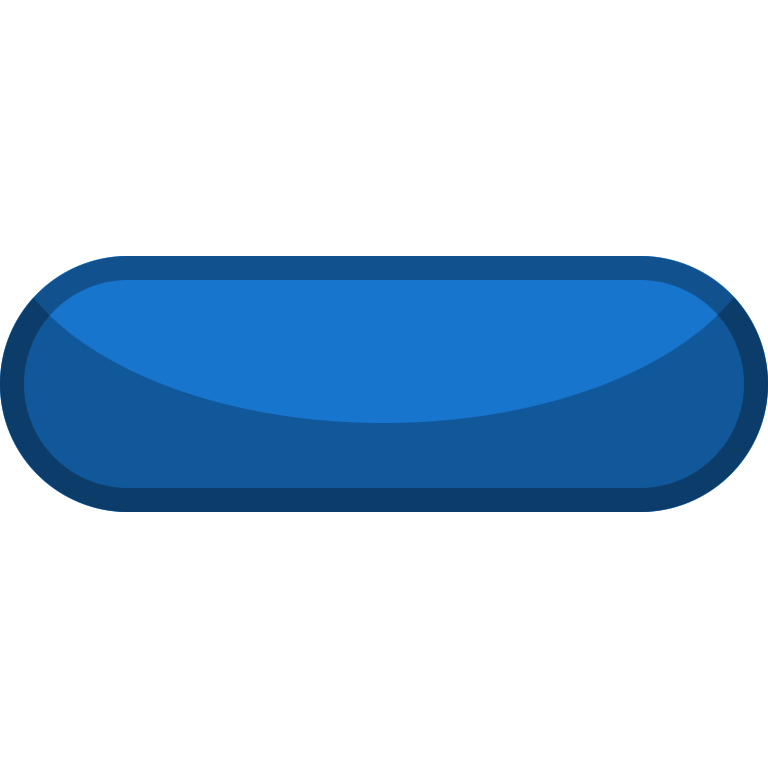
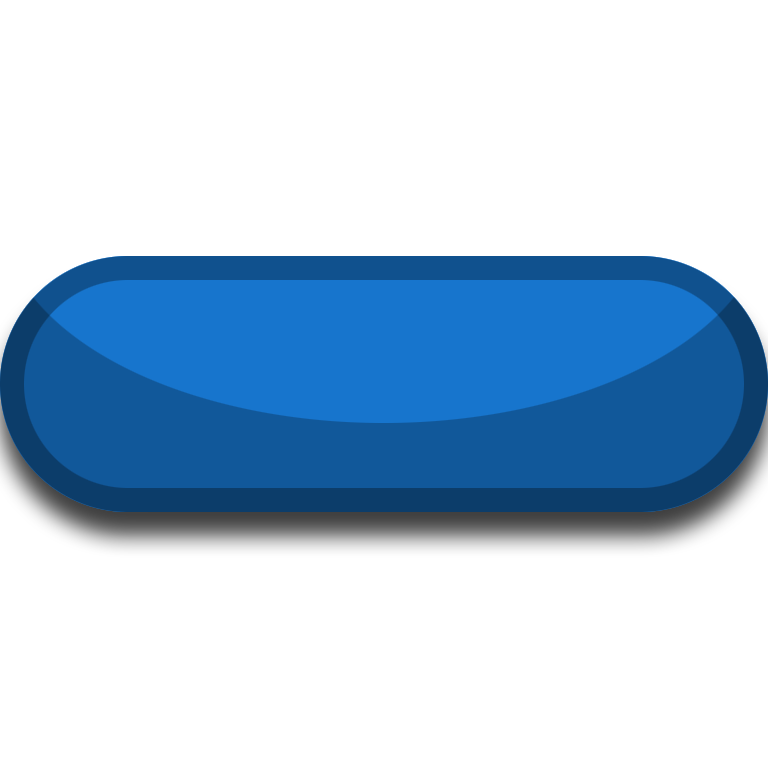
Two versions of the same layered image (768x768). Layer-by-layer changes:
pixels changed over [0, 283, 768, 556] (layer not identified)
